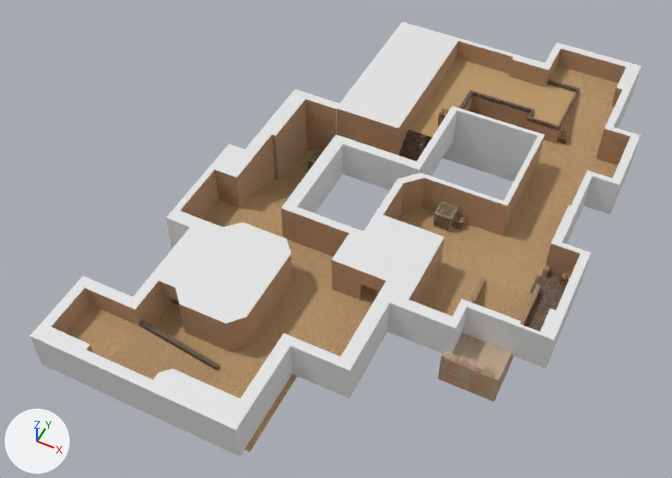
The Blender file dust/Dust.blend, before and after one commit.
Camera for both pictures: a 50 mm lens placed at (7.4, -13.73, 15.42), pointed at (1.15, -1.23, -0.19). Arrows for +X, +Y and +Z are at lower left; the lights stay in place.

In view in the first picture: 'Ground', 'Pele', 'Wall', 'Wall1', 'Wall3', 'WallRamp'.
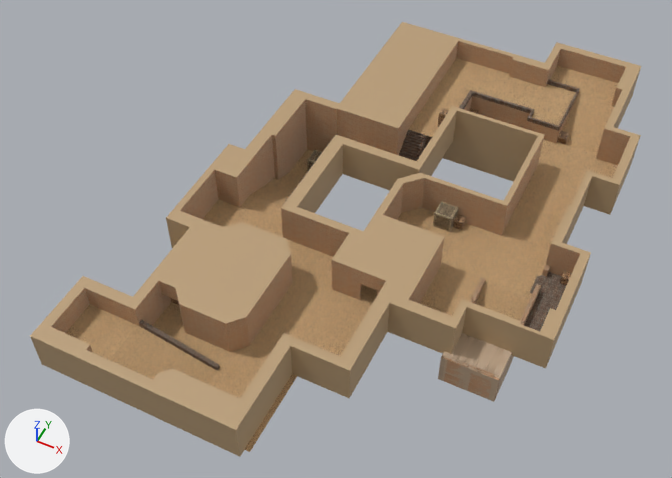
The newer file is also turned or shifted as a whole; pictures and numbers use the older file's frame.

Edits to the bpy script that builds the scene:
```text
Change mat_def:
    mat_def.base_color: (0.8, 0.8, 0.8) -> (0.497, 0.345, 0.19)  # white #e7e7e7 -> beige #bb9f79
```

Location of each change, [x1, y1, x2, y2] in pixels of the pictures (672 x 478 px):
'Wall', recoloured (white to beige): [30, 22, 641, 457] in both
'Wall3', recoloured: [283, 134, 337, 205] in both
